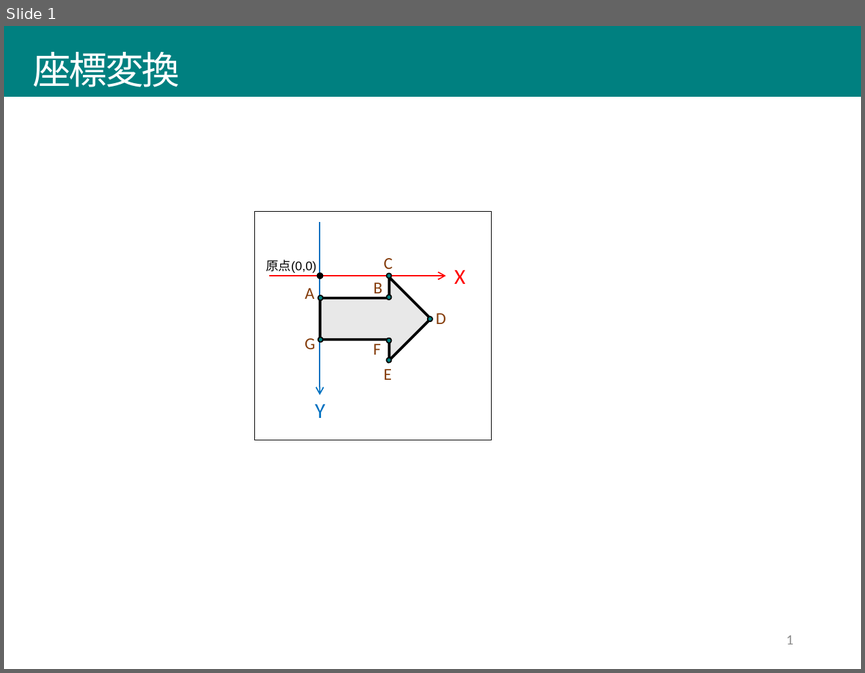
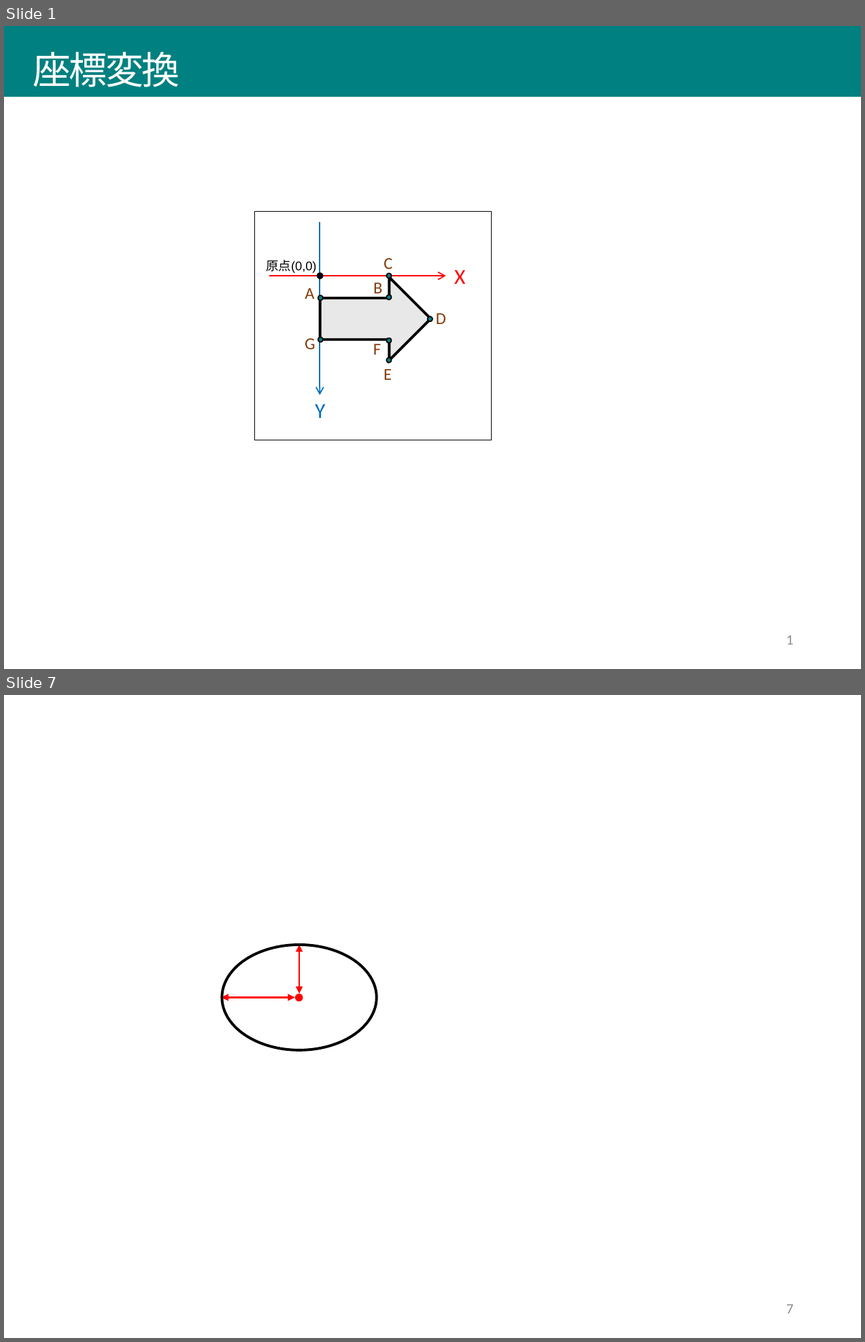
Before and after one commit to afukushimagit/afukushimagit.github.io, a slide deck: images/draw/図素材.pptx. Shown one above the other, each under a label of ours: slide 1 before the commit, slides 1 and 7 after it; the slides between them are not shown. The pictures are 865x673 and 865x1342 pixels, drawn with LibreOffice and Linux fonts; fonts in the diff are those of the drawing. Boxes give left, top, right and bottom in pixels: in the first picture for what was removed or moved away, otherwise in the second. Text is boxed around its words. In the diff, an @@ line names an element or a change of style, - is before the commit and + after.

```diff
--- a/images/draw/図素材.pptx
+++ b/images/draw/図素材.pptx
@@ slide 7 added at <box>4,695,861,1338</box>, background #FFFFFF @@
@@ ellipse added at <box>222,945,376,1050</box>, outline #000000 2.25 pt @@
@@ double arrow added from (300, 945) to (300, 993), #FF0000 1.5 pt @@
@@ double arrow added from (222, 998) to (295, 998), #FF0000 1.5 pt @@
@@ ellipse added at <box>295,993,303,1001</box>, fill #FF0000 @@
@@ page number added at <box>786,1304,793,1313</box>, 12 pt, text #8C8C8C @@
+7
```
Also in this commit, not shown: 8 other slides added, 21 other files.
